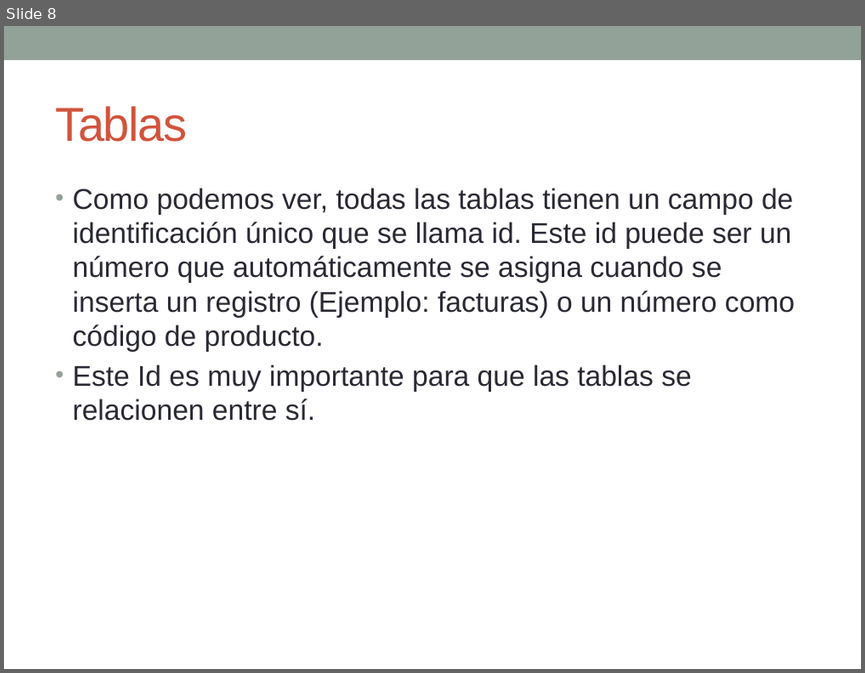
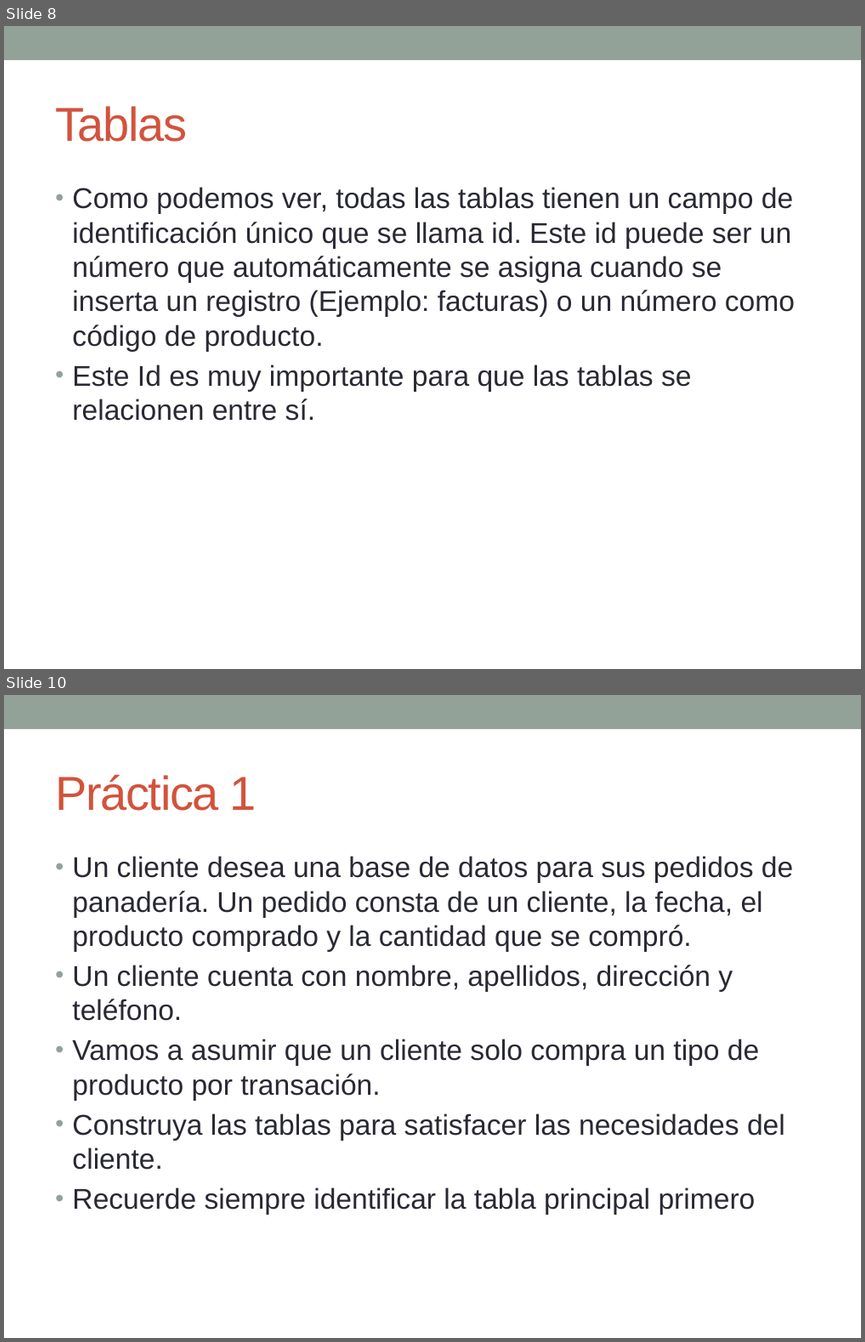
Before and after one commit to esolorzanob/bases_UPI, a slide deck: Semana 1-3.pptx. Shown one above the other, each under a label of ours: slide 8 before the commit, slides 8 and 10 after it; the slides between them are not shown. The pictures are 865x673 and 865x1342 pixels, drawn with LibreOffice and Linux fonts; fonts in the diff are those of the drawing. Boxes give left, top, right and bottom in pixels: in the first picture for what was removed or moved away, otherwise in the second. Text is boxed around its words. In the diff, an @@ line names an element or a change of style, - is before the commit and + after.

Commit message:
actualizada presentacion para semana 2

```diff
--- a/Semana 1-3.pptx
+++ b/Semana 1-3.pptx
@@ slide 10 added at (4,695,861,1338), background #FFFFFF; not listed: 1 template element that a slide beside it also shows @@
@@ text added at (55,774,256,811), 40 pt, text #D2533C @@
+Práctica 1
@@ text added at (72,856,793,1214), 24 pt, text #292934 @@
+• Un cliente desea una base de datos para sus pedidos de panadería. Un pedido consta de un cliente, la fecha, el producto comprado y la cantidad que se compró.
+• Un cliente cuenta con nombre, apellidos, dirección y teléfono.
+• Vamos a asumir que un cliente solo compra un tipo de producto por transación.
+• Construya las tablas para satisfacer las necesidades del cliente.
+• Recuerde siempre identificar la tabla principal primero
```
Also in this commit, not shown: 5 other slides added.
